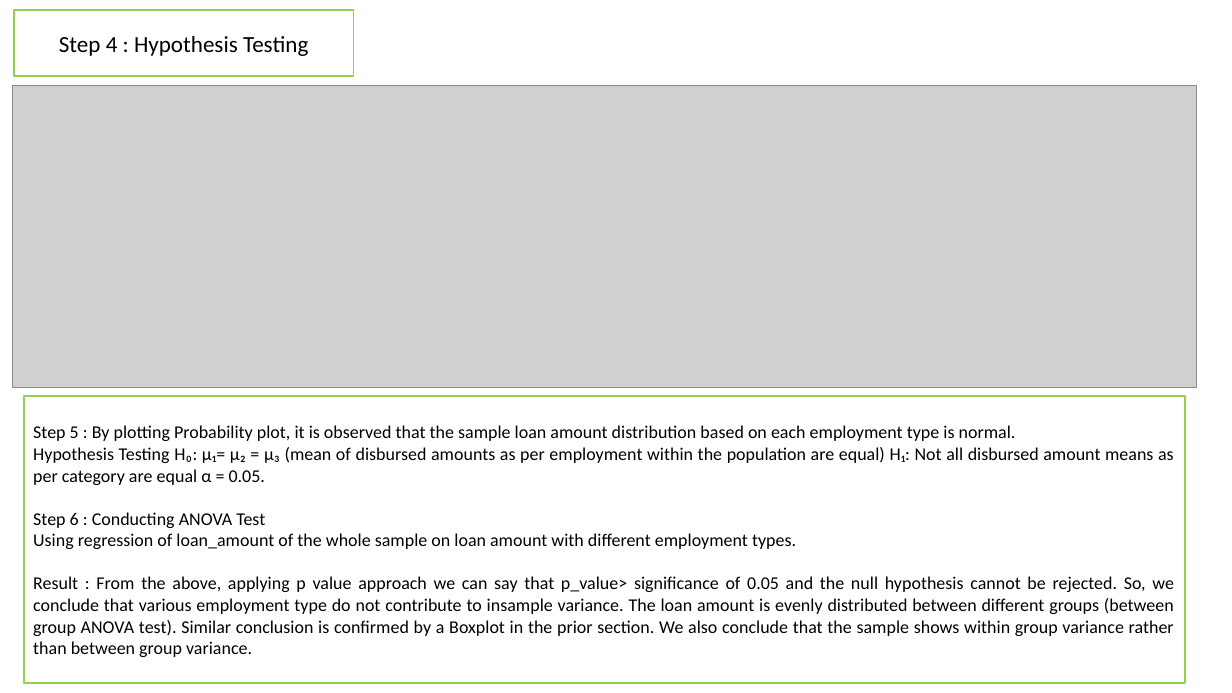
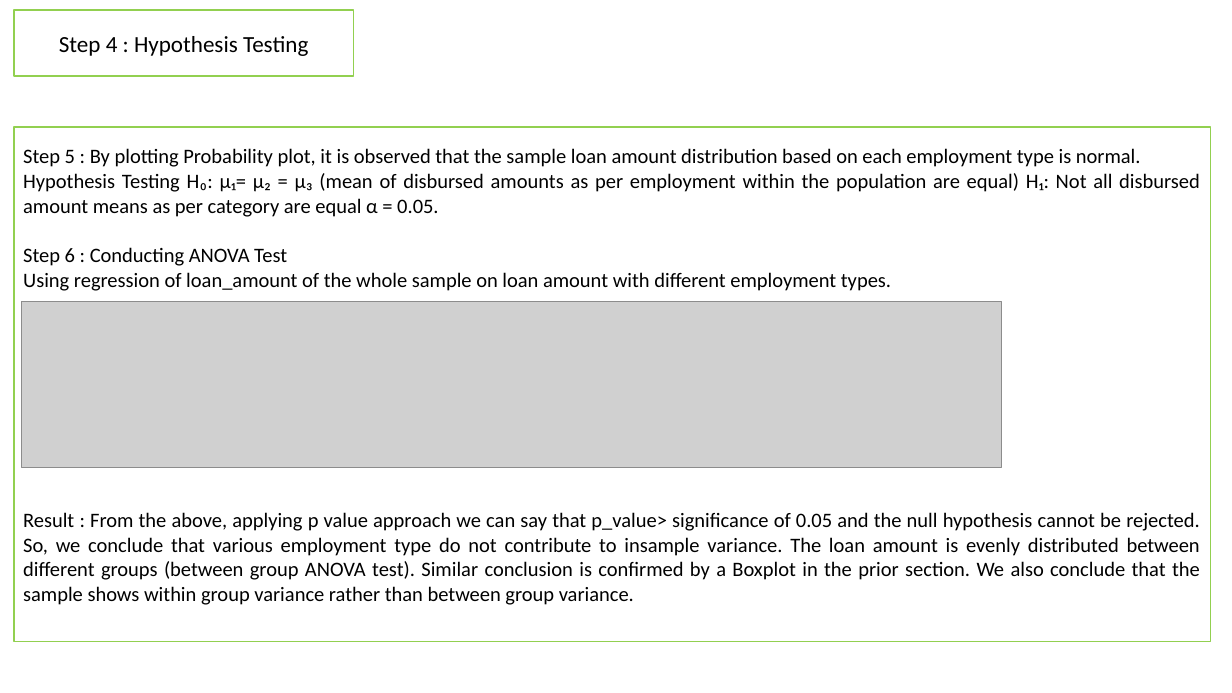
Before and after one commit to duttashubhaditya/USIAIACADEMY1, a slide deck: slide 17 of Assignments/Capstone/Checkpoint 1/Checkpoint_1_Batch_I_Group_5.pptx. Drawn at 1232x693 pixels with LibreOffice and Linux fonts; fonts in the diff are those of the drawing; grey boxes stand for pictures. Boxes give left, top, right and bottom in pixels: in the first picture for what was removed or moved away, otherwise in the second. Text is boxed around its words. In the diff, an @@ line names an element or a change of style, - is before the commit and + after.

```diff
--- a/Assignments/Capstone/Checkpoint 1/Checkpoint_1_Batch_I_Group_5.pptx
+++ b/Assignments/Capstone/Checkpoint 1/Checkpoint_1_Batch_I_Group_5.pptx
@@ picture removed at (x1=13, y1=85, x2=1197, y2=387) @@
@@ rectangle "Step 5 : By plotting ..." resized from (x1=24, y1=396, x2=1186, y2=683) to (x1=14, y1=128, x2=1211, y2=642) @@
@@ rectangle "Step 5 : By plotting ..." at (x1=14, y1=128, x2=1211, y2=642): size 14 to 16 pt @@
@@ picture added at (x1=21, y1=301, x2=1002, y2=467) @@
```
Also in this commit, not shown: 8 other slides changed, 2 slides added, 2 slides removed.
